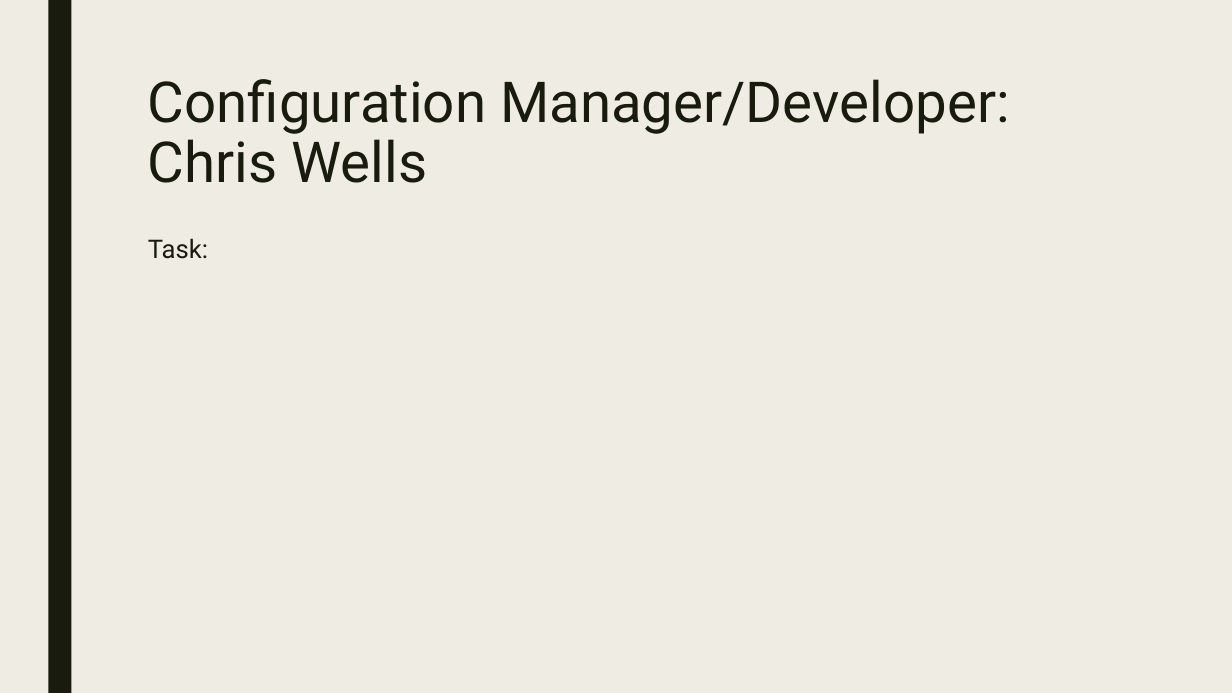
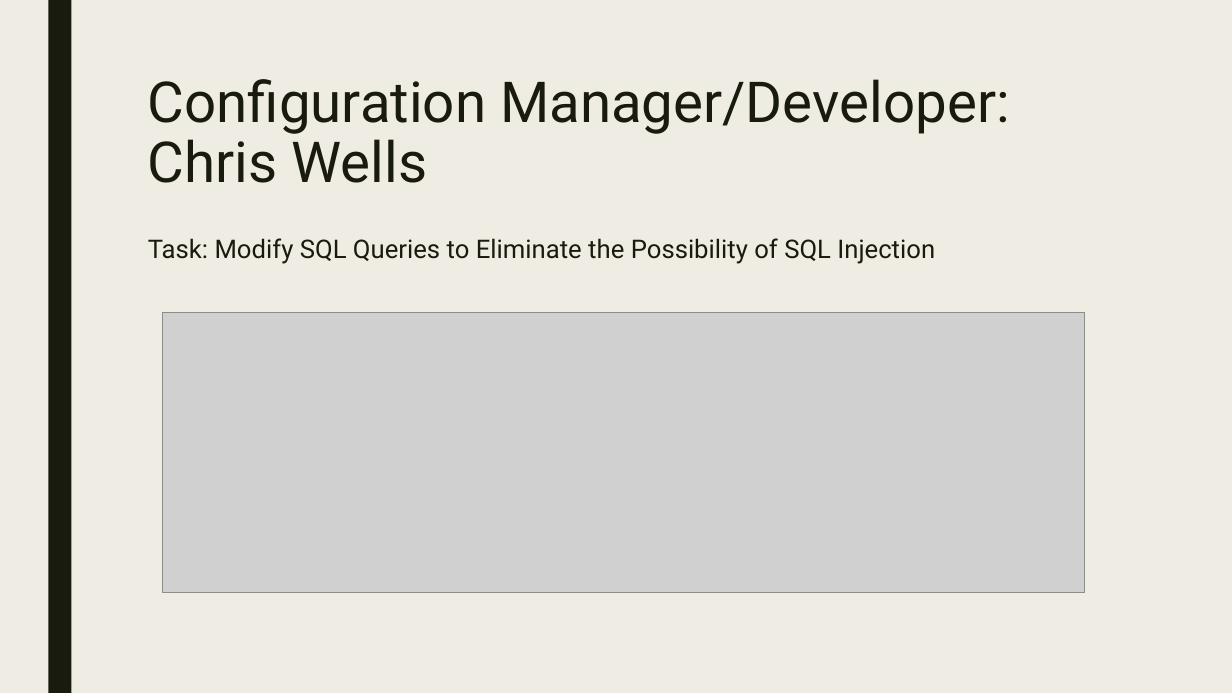
Before and after one commit to Jake25k/CSC439, a slide deck: slide 14 of PowerPoint Slides/csc439_sprint3_final.pptx. Drawn at 1232x693 pixels with LibreOffice and Linux fonts; fonts in the diff are those of the drawing; grey boxes stand for pictures. Boxes give left, top, right and bottom in pixels: in the first picture for what was removed or moved away, otherwise in the second. Text is boxed around its words. In the diff, an @@ line names an element or a change of style, - is before the commit and + after.

```diff
--- a/PowerPoint Slides/csc439_sprint3_final.pptx
+++ b/PowerPoint Slides/csc439_sprint3_final.pptx
@@ text at bbox=[148, 238, 935, 264]: text changed @@
-Task:
+Task: Modify SQL Queries to Eliminate the Possibility of SQL Injection
@@ picture added at bbox=[163, 312, 1085, 592] @@
```
Also in this commit, not shown: 1 other slide changed, 1 slide added, 2 slides removed.
